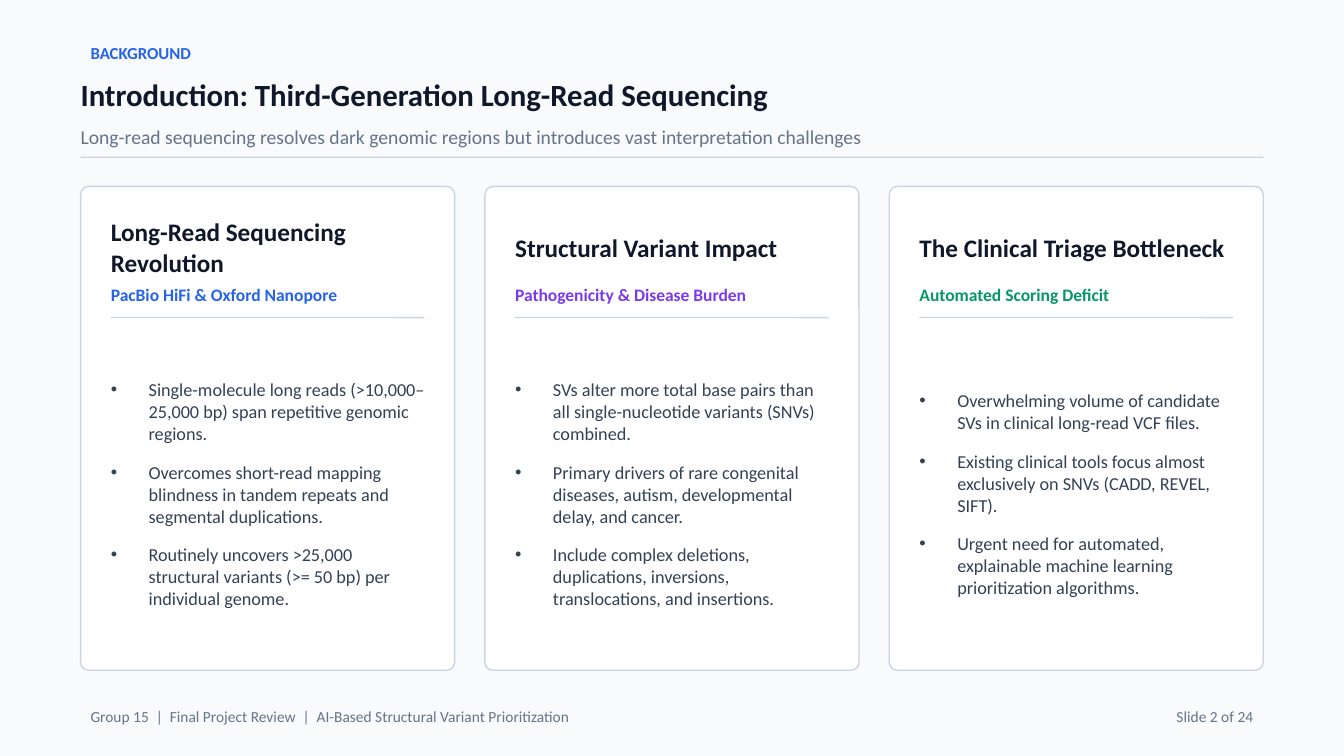
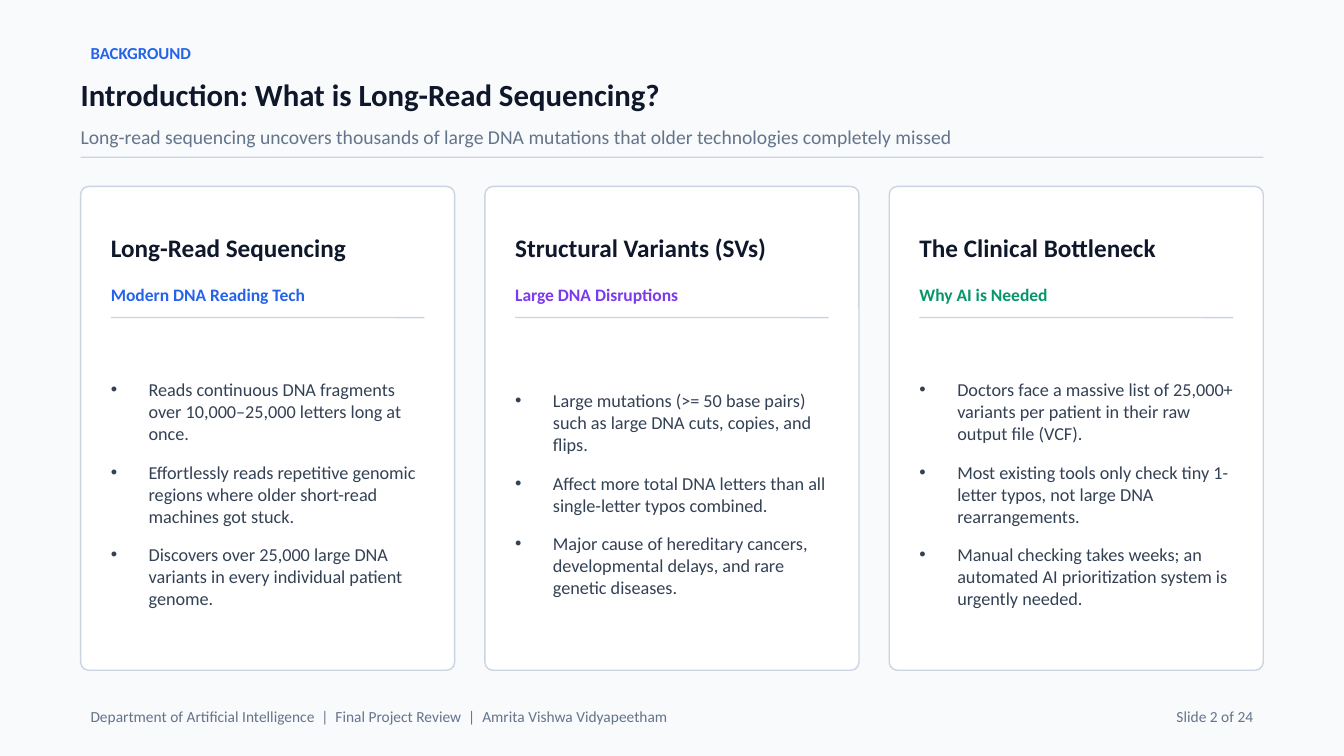
Before and after one commit to waibhav-jha/SV-prioritization-from-long-read-sequencing, a slide deck: slide 2 of End_Semester_Presentation.pptx. Drawn at 1344x756 pixels with LibreOffice and Linux fonts; fonts in the diff are those of the drawing. Boxes give left, top, right and bottom in pixels: in the first picture for what was removed or moved away, otherwise in the second. Text is boxed around its words. In the diff, an @@ line names an element or a change of style, - is before the commit and + after.

```diff
--- a/End_Semester_Presentation.pptx
+++ b/End_Semester_Presentation.pptx
@@ text at [81, 84, 660, 112]: text changed @@
-Introduction: Third-Generation Long-Read Sequencing
+Introduction: What is Long-Read Sequencing?
@@ text at [81, 130, 951, 148]: text changed @@
-Long-read sequencing resolves dark genomic regions but introduces vast interpretation challenges
+Long-read sequencing uncovers thousands of large DNA mutations that older technologies completely missed
@@ text at [111, 239, 346, 262]: text changed @@
-Long-Read Sequencing Revolution
+Long-Read Sequencing
@@ text at [515, 238, 766, 261]: text changed @@
-Structural Variant Impact
+Structural Variants (SVs)
@@ text at [919, 239, 1156, 257]: text changed @@
-The Clinical Triage Bottleneck
+The Clinical Bottleneck
@@ text at [111, 288, 305, 304]: text changed @@
-PacBio HiFi & Oxford Nanopore
+Modern DNA Reading Tech
@@ text at [515, 288, 678, 304]: text changed @@
-Pathogenicity & Disease Burden
+Large DNA Disruptions
@@ text at [919, 288, 1048, 304]: text changed @@
-Automated Scoring Deficit
+Why AI is Needed
@@ text at [149, 383, 416, 608]: text changed @@
-• Single-molecule long reads (>10,000–25,000 bp) span repetitive genomic regions.
-• Overcomes short-read mapping blindness in tandem repeats and segmental duplications.
-• Routinely uncovers >25,000 structural variants (>= 50 bp) per individual genome.
+• Reads continuous DNA fragments over 10,000–25,000 letters long at once.
+• Effortlessly reads repetitive genomic regions where older short-read machines got stuck.
+• Discovers over 25,000 large DNA variants in every individual patient genome.
@@ text at [957, 383, 1233, 608]: text changed @@
-• Overwhelming volume of candidate SVs in clinical long-read VCF files.
-• Existing clinical tools focus almost exclusively on SNVs (CADD, REVEL, SIFT).
-• Urgent need for automated, explainable machine learning prioritization algorithms.
+• Doctors face a massive list of 25,000+ variants per patient in their raw output file (VCF).
+• Most existing tools only check tiny 1-letter typos, not large DNA rearrangements.
+• Manual checking takes weeks; an automated AI prioritization system is urgently needed.
@@ text at [553, 394, 825, 597]: text changed @@
-• SVs alter more total base pairs than all single-nucleotide variants (SNVs) combined.
-• Primary drivers of rare congenital diseases, autism, developmental delay, and cancer.
-• Include complex deletions, duplications, inversions, translocations, and insertions.
+• Large mutations (>= 50 base pairs) such as large DNA cuts, copies, and flips.
+• Affect more total DNA letters than all single-letter typos combined.
+• Major cause of hereditary cancers, developmental delays, and rare genetic diseases.
@@ text at [91, 711, 667, 725]: text changed @@
-Group 15 | Final Project Review | AI-Based Structural Variant Prioritization
+Department of Artificial Intelligence | Final Project Review | Amrita Vishwa Vidyapeetham
```
Also in this commit, not shown: 23 other slides changed, 2 other files.
